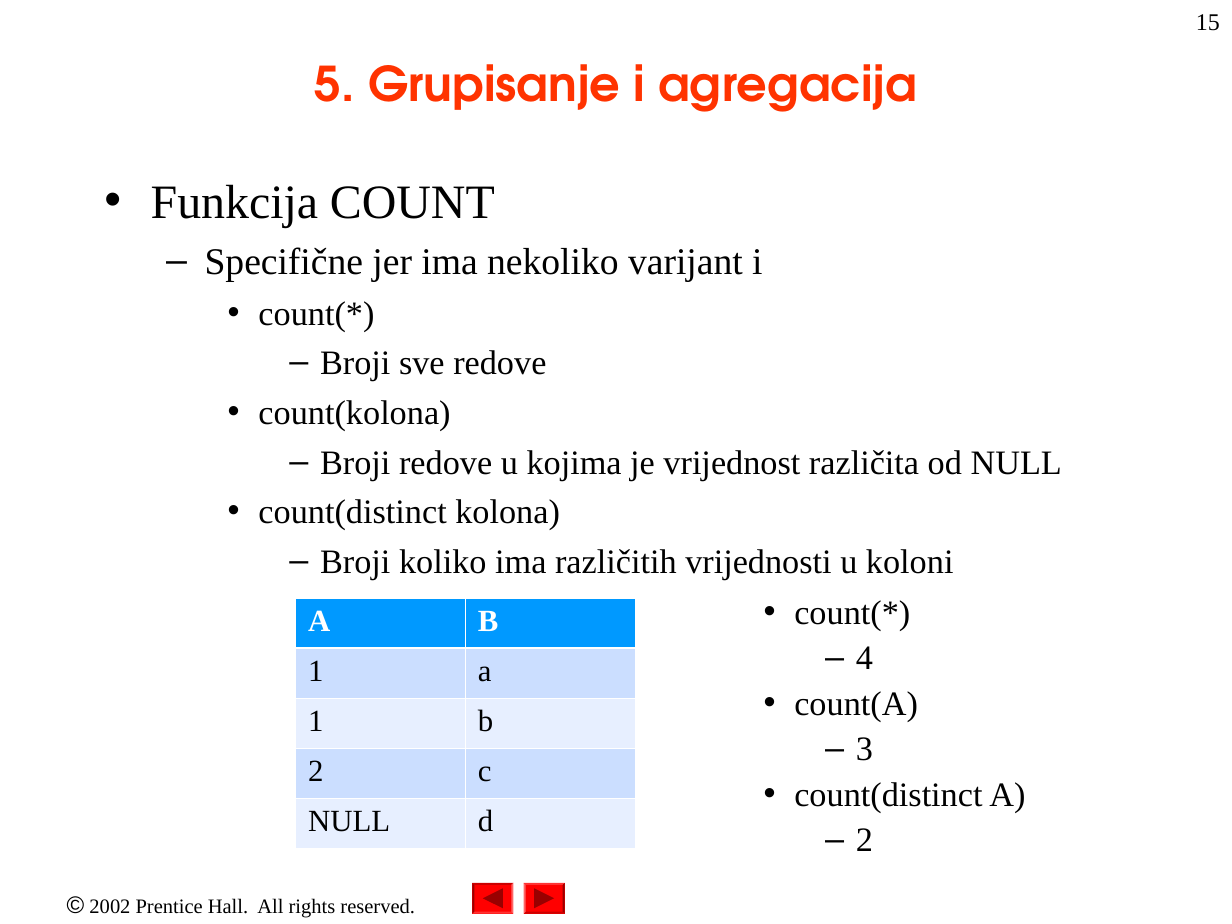
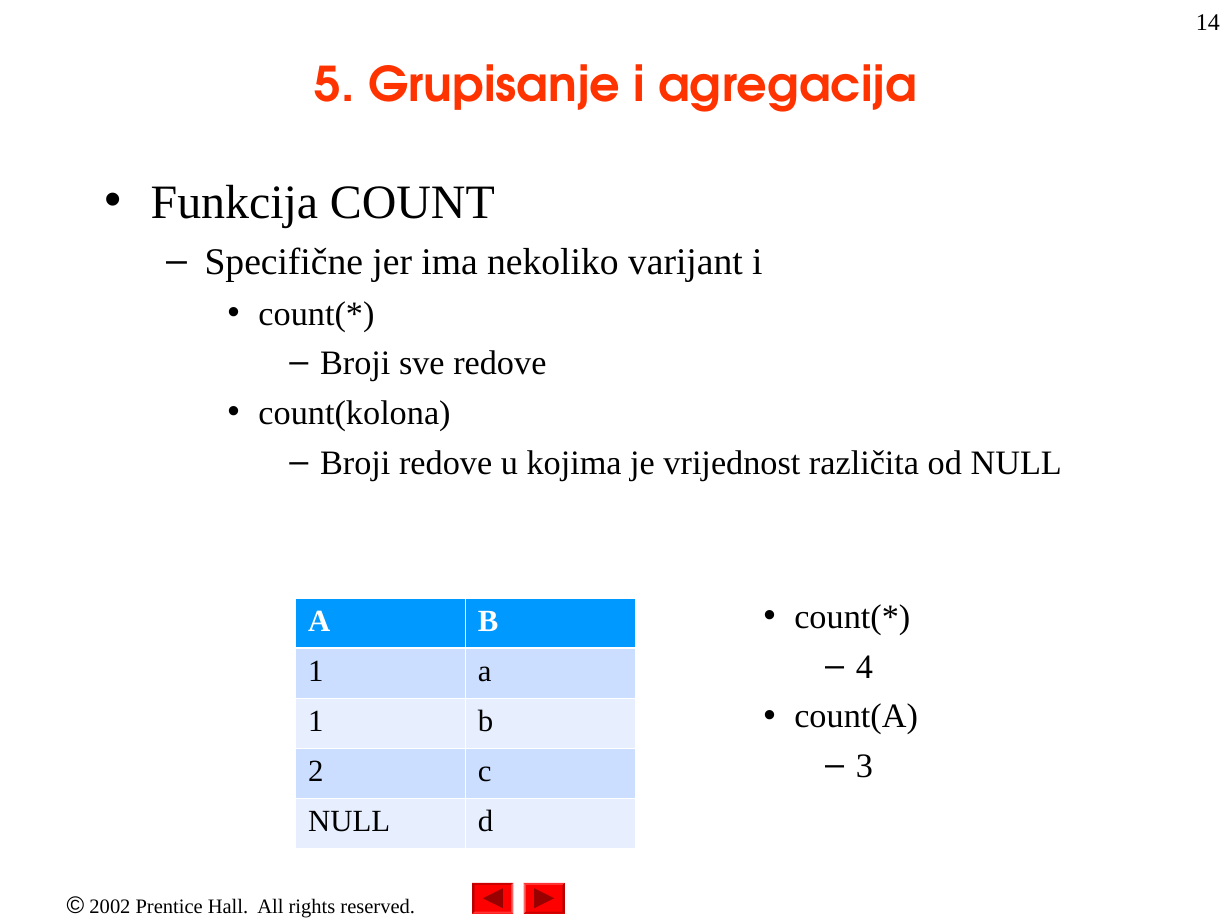
Before and after one commit to nnMan1/uvod_u_kompjuterske_nauke_2023, a slide deck: slide 14 of Materijali/Access/MS Access2.ppt (slide 15 before the commit). Drawn at 1232x924 pixels with LibreOffice and Linux fonts; fonts in the diff are those of the drawing. Boxes give left, top, right and bottom in pixels: in the first picture for what was removed or moved away, otherwise in the second. Text is boxed around its words. In the diff, an @@ line names an element or a change of style, - is before the commit and + after.

```diff
--- a/Materijali/Access/MS Access2.ppt
+++ b/Materijali/Access/MS Access2.ppt
@@ page number at [1196, 14, 1220, 30]: text changed @@
-15
+14
@@ text at [258, 499, 954, 580]: paragraphs removed @@
-    • count(distinct kolona)
-      – Broji koliko ima različitih vrijednosti u koloni
@@ text "count(*)" at [794, 604, 918, 778]: line spacing 0.9 to 1 @@
@@ text at [794, 782, 1025, 851]: paragraphs removed @@
-    • count(distinct A)
-      – 2
```
Also in this commit, not shown: 3 other slides changed, 1 slide removed.
